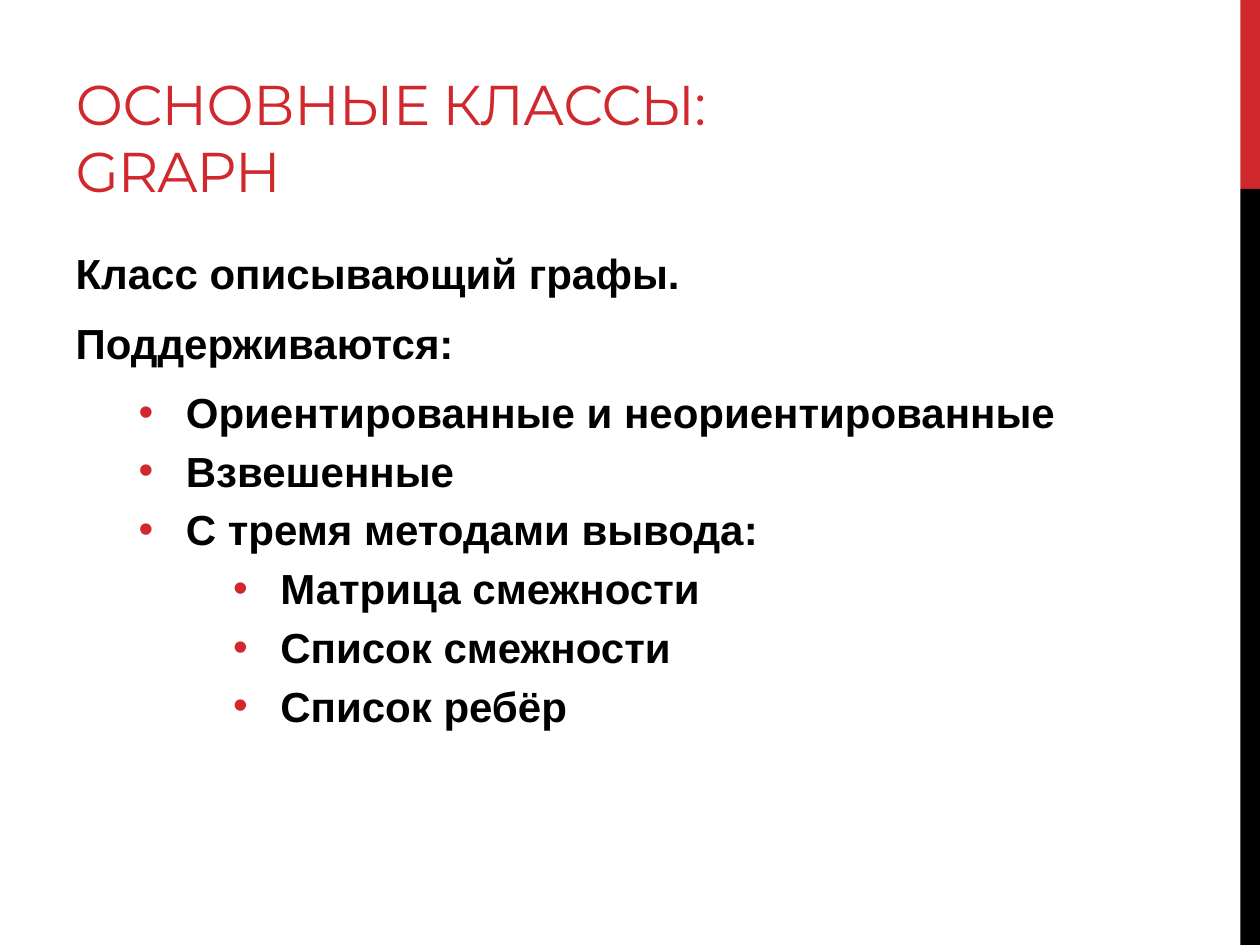
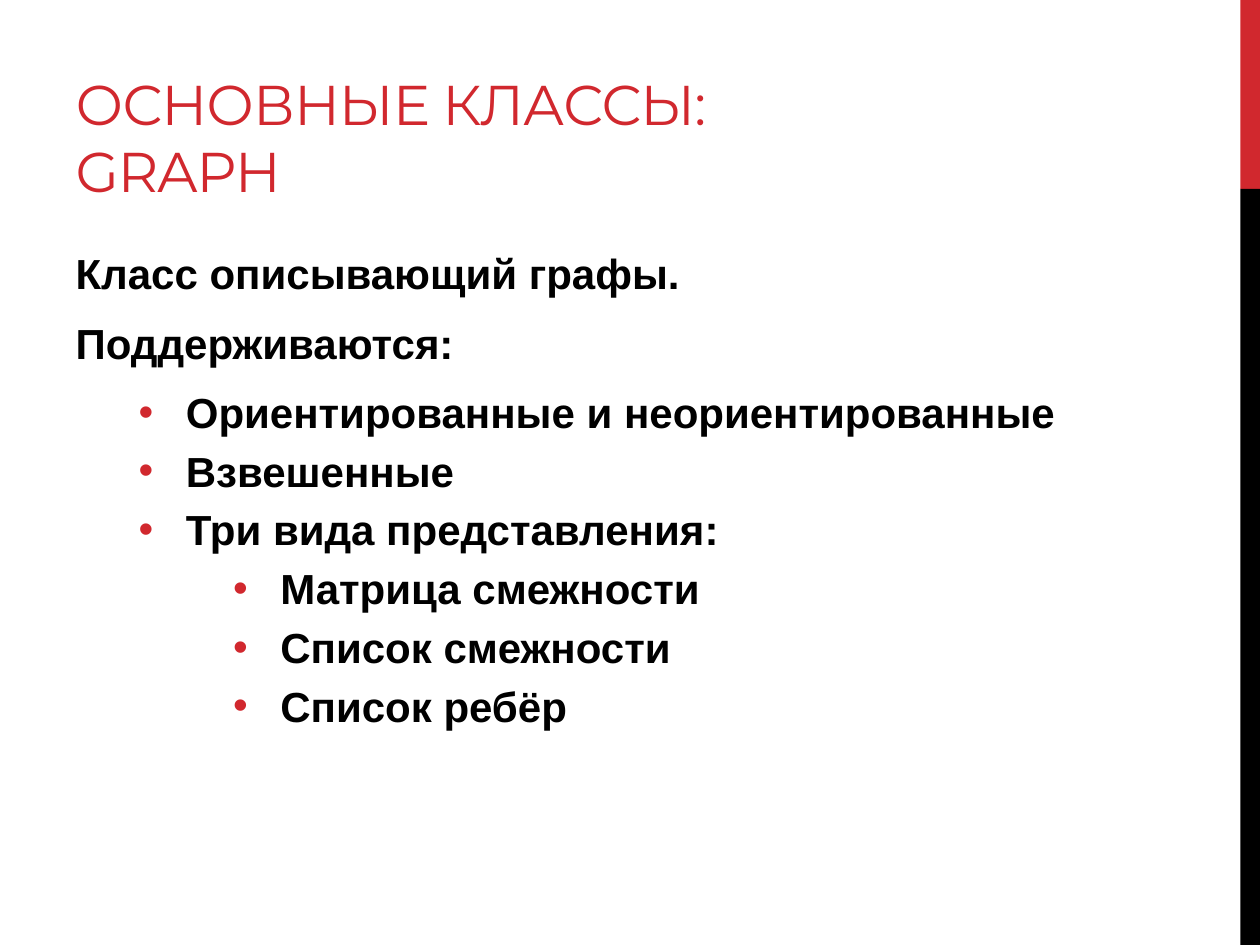
Before and after one commit to levonoganesyan/TestMaker, a slide deck: slide 16 of diploma_work_materials/Diploma_slides.pptx (slide 15 before the commit). Drawn at 1260x945 pixels with LibreOffice and Linux fonts; fonts in the diff are those of the drawing. Boxes give left, top, right and bottom in pixels: in the first picture for what was removed or moved away, otherwise in the second. Text is boxed around its words. In the diff, an @@ line names an element or a change of style, - is before the commit and + after.

```diff
--- a/diploma_work_materials/Diploma_slides.pptx
+++ b/diploma_work_materials/Diploma_slides.pptx
@@ text at (x1=186, y1=516, x2=718, y2=554): text changed @@
-  • С тремя методами вывода:
+  • Три вида представления:
```
Also in this commit, not shown: 9 other slides changed, 1 slide added.
